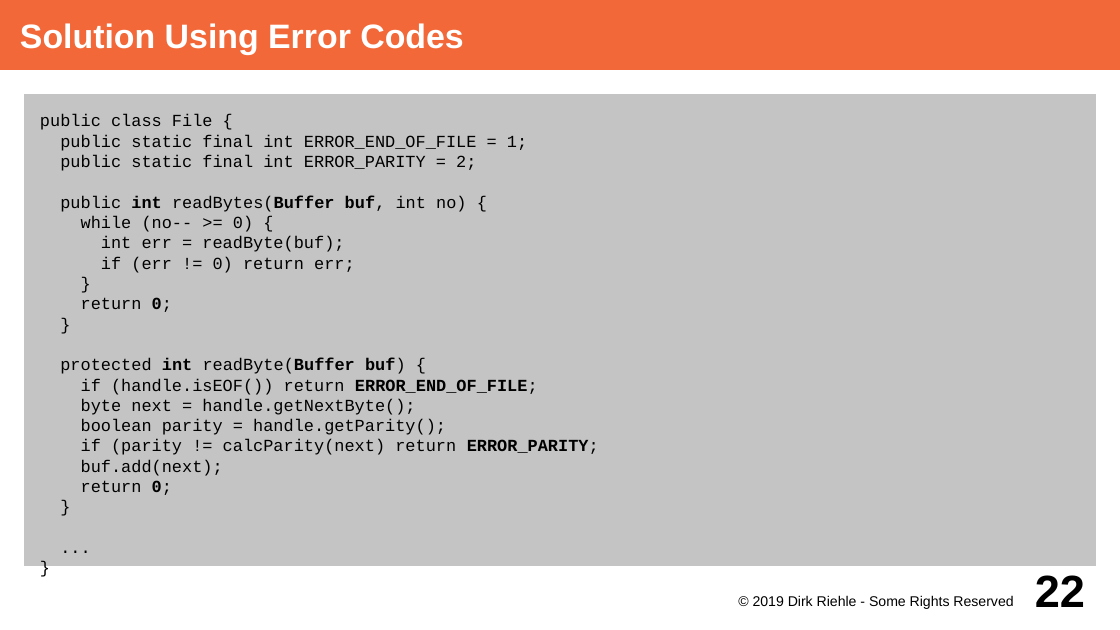
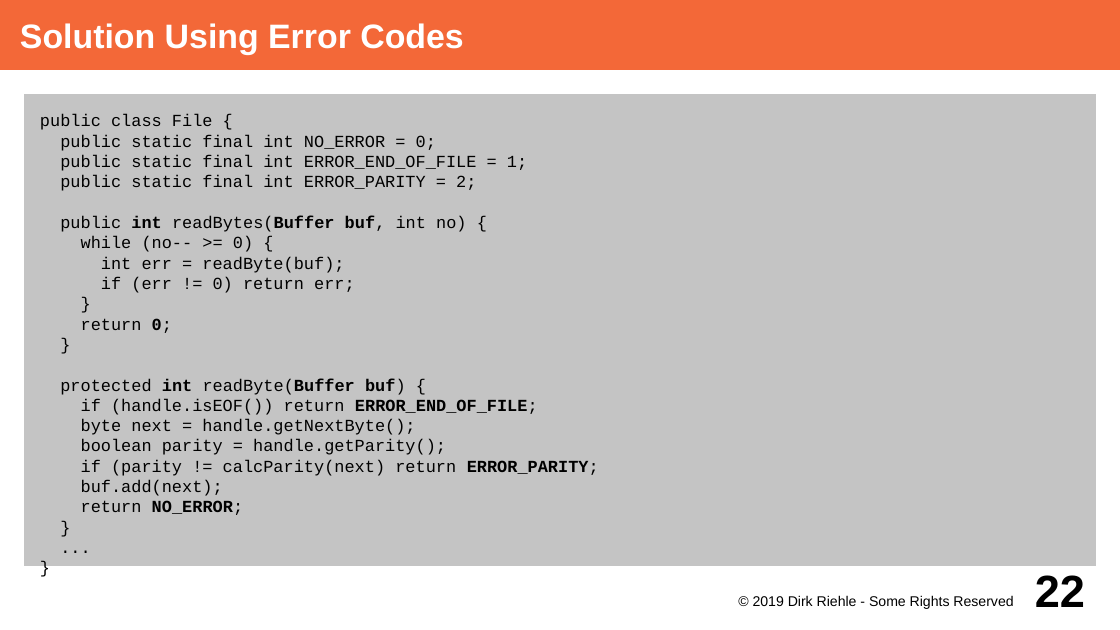
Before and after one commit to dirkriehle/adap-course, a slide deck: slide 22 of Lecture Slides/ADAP C06 - Error Handling.odp. Drawn at 1120x630 pixels with LibreOffice and Linux fonts; fonts in the diff are those of the drawing. Boxes give left, top, right and bottom in pixels: in the first picture for what was removed or moved away, otherwise in the second. Text is boxed around its words. In the diff, an @@ line names an element or a change of style, - is before the commit and + after.

```diff
--- a/Lecture Slides/ADAP C06 - Error Handling.odp
+++ b/Lecture Slides/ADAP C06 - Error Handling.odp
@@ text at (x1=60, y1=134, x2=436, y2=151): paragraph added @@
+public static final int NO_ERROR = 0;
@@ text at (x1=81, y1=500, x2=243, y2=515): text changed; bold on @@
-return 0;
+return NO_ERROR;
```
Also in this commit, not shown: 4 other slides changed, 3 other files.
